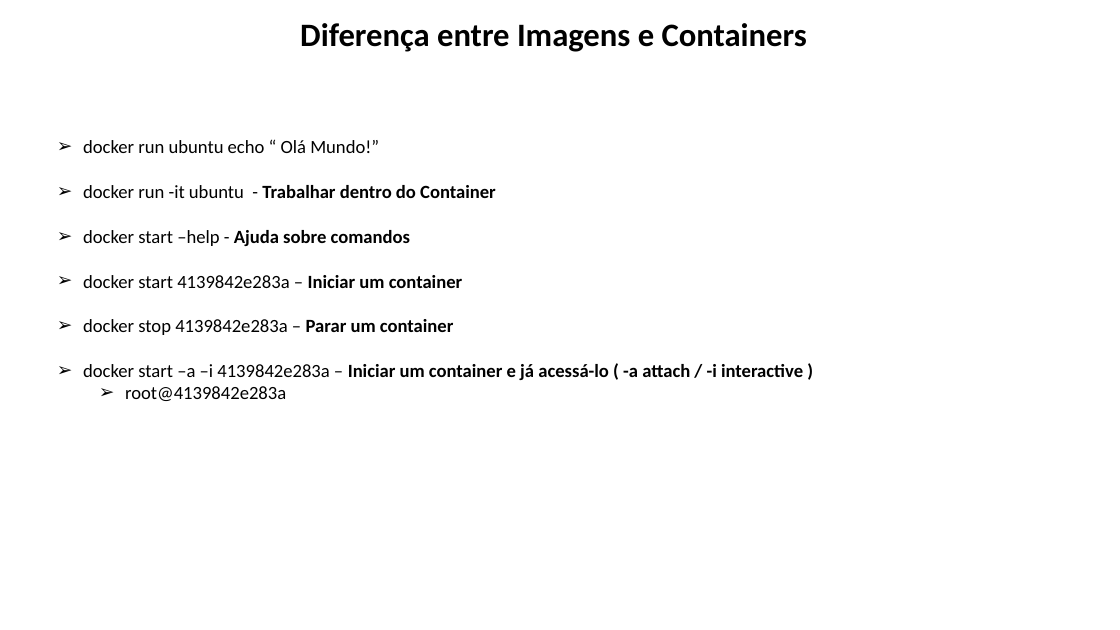
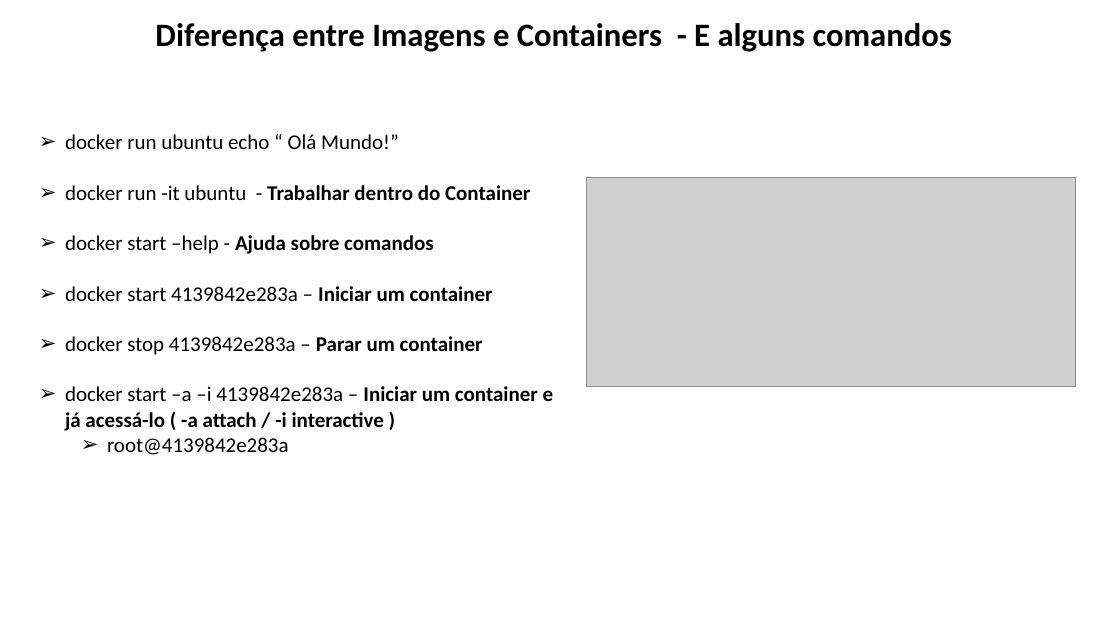
Before and after one commit to lacsousa/learning-docker, a slide deck: slide 8 of docs/docker-resumo.pptx. Drawn at 1120x630 pixels with LibreOffice and Linux fonts; fonts in the diff are those of the drawing; grey boxes stand for pictures. Boxes give left, top, right and bottom in pixels: in the first picture for what was removed or moved away, otherwise in the second. Text is boxed around its words. In the diff, an @@ line names an element or a change of style, - is before the commit and + after.

Commit message:
Novos comandos docker

```diff
--- a/docs/docker-resumo.pptx
+++ b/docs/docker-resumo.pptx
@@ text at [155,23,952,52]: text changed @@
-Diferença entre Imagens e Containers
+Diferença entre Imagens e Containers - E alguns comandos
@@ text "docker run ubuntu echo “ ...": place and size @@
-text "docker run ubuntu echo “ ..." at [83,140,803,401]
+text "docker run ubuntu echo “ ..." at [65,134,554,455]
@@ text "docker run ubuntu echo “ ..." at [65,134,554,455]: size 16 to 18 pt @@
@@ picture added at [587,177,1076,386] @@
```
Also in this commit, not shown: 7 slides added, 4 slides removed, 2 other files.
